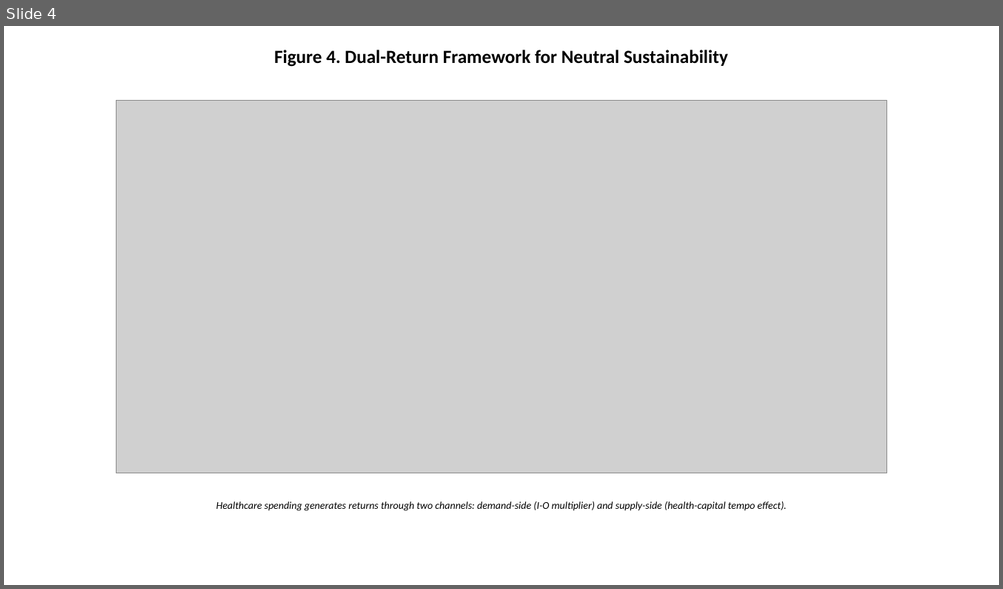
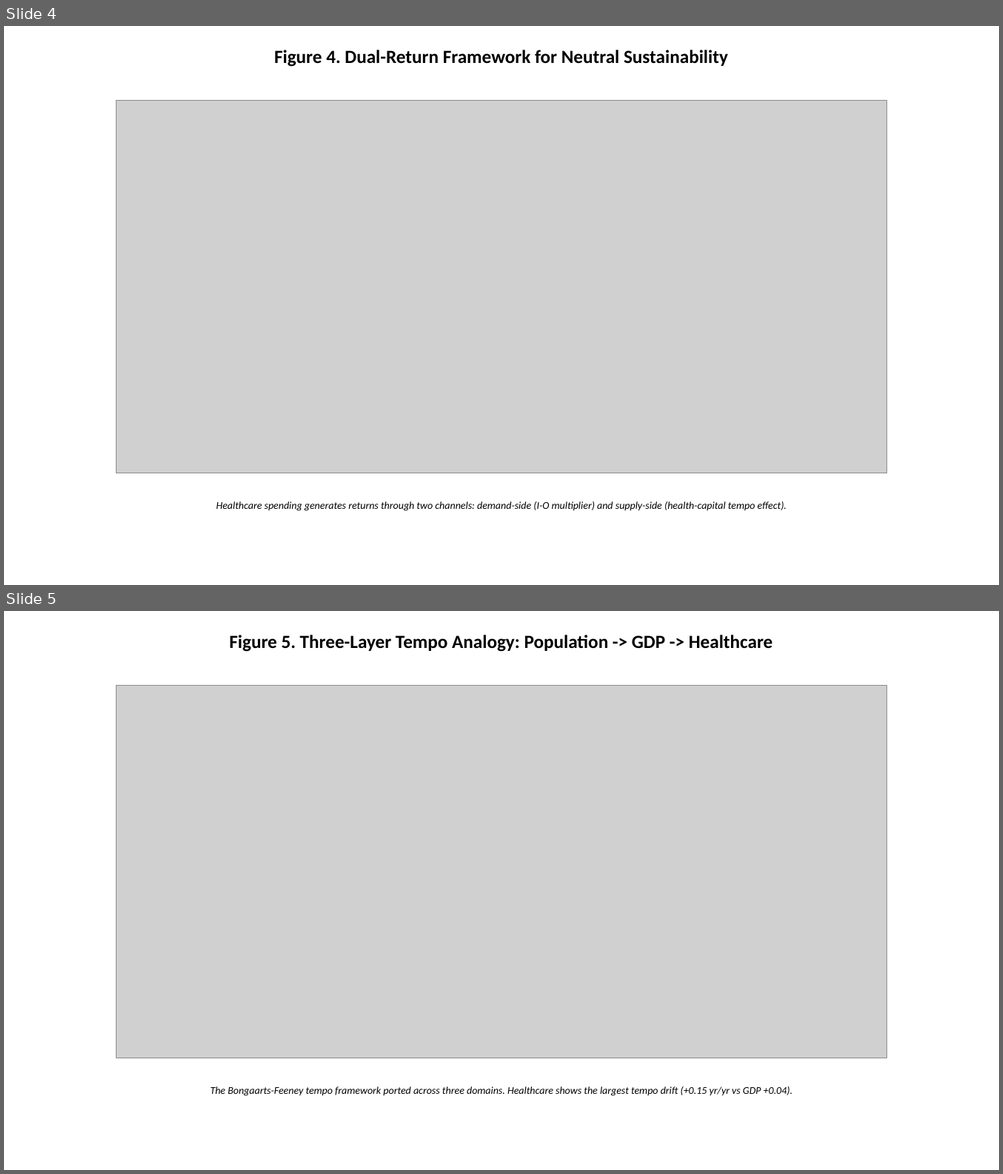
Before and after one commit to bougtoir/kotha-rct-decomposition, a slide deck: healthcare_economic_effect/output/pptx/Healthcare_Economic_Effect_Figures_EN.pptx. Shown one above the other, each under a label of ours: slide 4 before the commit, slides 4 and 5 after it. The pictures are 1003x589 and 1003x1174 pixels, drawn with LibreOffice and Linux fonts; fonts in the diff are those of the drawing; grey boxes stand for pictures. Boxes give left, top, right and bottom in pixels: in the first picture for what was removed or moved away, otherwise in the second. Text is boxed around its words. In the diff, an @@ line names an element or a change of style, - is before the commit and + after.

```diff
--- a/healthcare_economic_effect/output/pptx/Healthcare_Economic_Effect_Figures_EN.pptx
+++ b/healthcare_economic_effect/output/pptx/Healthcare_Economic_Effect_Figures_EN.pptx
@@ slide 5 added at (4,611,999,1170), background #FFFFFF @@
@@ text added at (229,635,773,652), 18 pt, text #000000, bold @@
+Figure 5. Three-Layer Tempo Analogy: Population -> GDP -> Healthcare
@@ picture added at (116,686,887,1059) @@
@@ text added at (210,1087,792,1096), 10 pt, text #000000, italic @@
+The Bongaarts-Feeney tempo framework ported across three domains. Healthcare shows the largest tempo drift (+0.15 yr/yr vs GDP +0.04).
```
Also in this commit, not shown: 12 other files.
